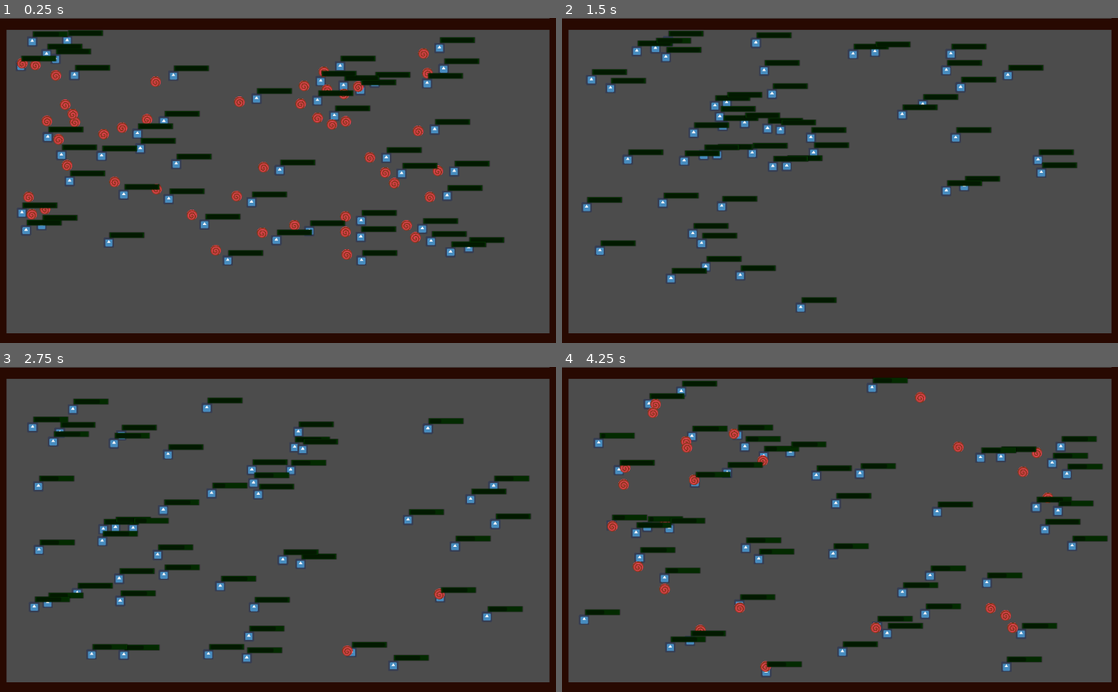
Above: before the commit, frames 1-4 (two rows, left to right).
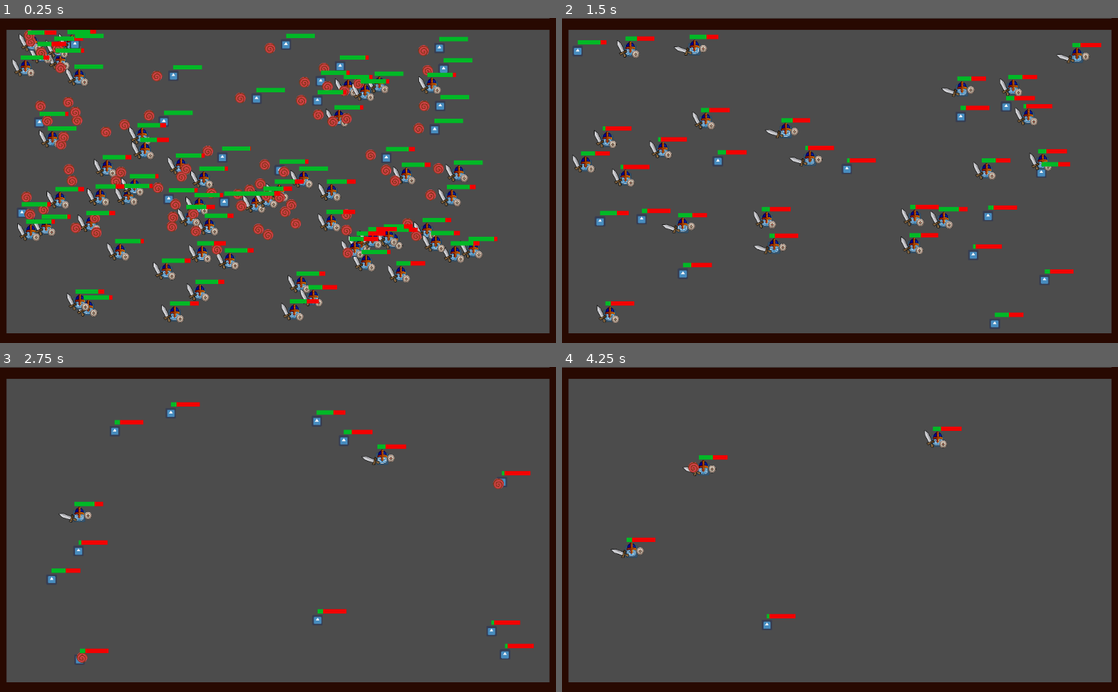
Above: after the commit, the same moments.

Repository: nikifaets/Evolution
Game: Godot game, scene res://World/World.tscn
Two runs of this game, one before a commit and one after it. Both use one fixed random seed, a clock stepped at 60 frames per second and the inputs below. The engine's default icon, where the game draws it, is replaced by a stand-in: a white triangle on a blue panel in a dark square.
Inputs:
- Up to frame 1 (0.25 s): no input
- Up to frame 2 (1.5 s): no input
- Up to frame 3 (2.75 s): no input
- Up to frame 4 (4.25 s): no input

The runs differ from the first frame. In frame 1, 18% of the frame differs, in the area x 2-91%, y 3-94%; in frame 2, 12%; in frame 3, 8.5%; in frame 4, 8.5%.

Commit message:
added melee attack

Diff:
--- /dev/null
+++ b/Individual/AnimationControl.gd
@@ -0,0 +1,14 @@
+extends AnimatedSprite
+
+func _ready():
+
+	play("Idle")
+
+func _on_MeleeAttack_melee_attack():
+
+	play("MeleeAttack")
+
+
+func _on_AnimationControl_animation_finished():
+
+	play("Idle")
--- a/Individual/Individual.gd
+++ b/Individual/Individual.gd
@@ -1,12 +1,12 @@
 extends KinematicBody2D
+
+export var strength = 0
+export var intelligence = 0
 
 export var health = 100
 export var ranged_damage = 20
+export var melee_damage = 10
 export var speed = 10
-
-func _physics_process(delta):
-
-	$Movement.move()
 
 func take_damage(dmg):
 
--- a/Individual/Individual.tscn
+++ b/Individual/Individual.tscn
@@ -1,59 +1,104 @@
-[gd_scene load_steps=10 format=2]
+[gd_scene load_steps=19 format=2]
 
 [ext_resource path="res://Individual/Individual.gd" type="Script" id=1]
-[ext_resource path="res://Sprites/icon.png" type="Texture" id=2]
-[ext_resource path="res://Individual/RangedAttack.gd" type="Script" id=3]
-[ext_resource path="res://Individual/RangedAttackRange.gd" type="Script" id=4]
-[ext_resource path="res://Individual/Stats.gd" type="Script" id=5]
-[ext_resource path="res://Individual/HealthBar.gd" type="Script" id=6]
-[ext_resource path="res://Individual/Movement.gd" type="Script" id=7]
+[ext_resource path="res://Individual/Stats.gd" type="Script" id=2]
+[ext_resource path="res://Individual/HealthBar.gd" type="Script" id=3]
+[ext_resource path="res://Individual/Movement.gd" type="Script" id=4]
+[ext_resource path="res://Individual/RangedAttack.gd" type="Script" id=5]
+[ext_resource path="res://Individual/RangedAttackRange.gd" type="Script" id=6]
+[ext_resource path="res://Individual/MeleeAttack.gd" type="Script" id=7]
+[ext_resource path="res://Individual/MeleeAttackRange.gd" type="Script" id=8]
+[ext_resource path="res://Sprites/icon.png" type="Texture" id=9]
+[ext_resource path="res://Sprites/Warrior/Idle.png" type="Texture" id=10]
+[ext_resource path="res://Sprites/Warrior/Attack.png" type="Texture" id=11]
+[ext_resource path="res://Individual/AnimationControl.gd" type="Script" id=12]
 
 [sub_resource type="CircleShape2D" id=1]
 
+[sub_resource type="StyleBoxFlat" id=5]
+bg_color = Color( 0, 0.72549, 0.14902, 1 )
+
+[sub_resource type="StyleBoxFlat" id=6]
+bg_color = Color( 0.956863, 0, 0, 1 )
+
 [sub_resource type="CircleShape2D" id=2]
-radius = 47.9561
+radius = 39.1528
+
+[sub_resource type="CircleShape2D" id=3]
+radius = 27.9815
+
+[sub_resource type="SpriteFrames" id=4]
+animations = [ {
+"frames": [ ExtResource( 9 ) ],
+"loop": false,
+"name": "Idle",
+"speed": 1.0
+}, {
+"frames": [ ExtResource( 10 ), ExtResource( 10 ), ExtResource( 10 ), ExtResource( 10 ), ExtResource( 10 ), ExtResource( 10 ), ExtResource( 11 ), ExtResource( 11 ), ExtResource( 11 ), ExtResource( 11 ), ExtResource( 11 ), ExtResource( 11 ), ExtResource( 11 ) ],
+"loop": false,
+"name": "MeleeAttack",
+"speed": 25.0
+} ]
 
 [node name="Individual" type="KinematicBody2D" groups=[
 "Individuals",
 ]]
 collision_mask = 3
 script = ExtResource( 1 )
+ranged_damage = 10
 
 [node name="BodyCollision" type="CollisionShape2D" parent="."]
 shape = SubResource( 1 )
 
-[node name="Sprite" type="Sprite" parent="."]
-scale = Vector2( 0.3, 0.3 )
-texture = ExtResource( 2 )
+[node name="Stats" type="Node" parent="."]
+script = ExtResource( 2 )
 
-[node name="RangedAttack" type="Node" parent="."]
+[node name="HealthBar" type="ProgressBar" parent="Stats"]
+margin_left = -26.0
+margin_top = -27.0
+margin_right = 27.0
+margin_bottom = -11.0
+rect_scale = Vector2( 1, 0.48 )
+size_flags_horizontal = 0
+custom_styles/fg = SubResource( 5 )
+custom_styles/bg = SubResource( 6 )
+custom_colors/font_color = Color( 0, 0, 0, 1 )
+custom_colors/font_color_shadow = Color( 0, 0, 0, 1 )
+percent_visible = false
 script = ExtResource( 3 )
 
-[node name="RangedAttackRange" type="Area2D" parent="RangedAttack"]
+[node name="Movement" type="Node" parent="."]
 script = ExtResource( 4 )
 
-[node name="RangedAttackCollision" type="CollisionShape2D" parent="RangedAttack/RangedAttackRange"]
+[node name="Attack" type="Node" parent="."]
+
+[node name="RangedAttack" type="Node" parent="Attack"]
+script = ExtResource( 5 )
+
+[node name="RangedAttackRange" type="Area2D" parent="Attack/RangedAttack"]
+script = ExtResource( 6 )
+
+[node name="RangedAttackCollision" type="CollisionShape2D" parent="Attack/RangedAttack/RangedAttackRange"]
 scale = Vector2( 3, 3 )
 shape = SubResource( 2 )
 one_way_collision_margin = 0.0
 
-[node name="Stats" type="Node" parent="."]
-script = ExtResource( 5 )
+[node name="MeleeAttack" type="Node" parent="Attack"]
+script = ExtResource( 7 )
 
-[node name="HealthBar" type="ProgressBar" parent="Stats"]
-modulate = Color( 0.0588235, 0.776471, 0, 1 )
-margin_left = 50.0
-margin_top = 24.0
-margin_right = 117.0
-margin_bottom = 48.0
-rect_scale = Vector2( 1, 0.48 )
-size_flags_horizontal = 0
-custom_colors/font_color = Color( 0, 0, 0, 1 )
-custom_colors/font_color_shadow = Color( 0, 0, 0, 1 )
-percent_visible = false
-script = ExtResource( 6 )
+[node name="MeleeAttackRange" type="Area2D" parent="Attack/MeleeAttack"]
+script = ExtResource( 8 )
 
-[node name="Movement" type="Node" parent="."]
-script = ExtResource( 7 )
-[connection signal="body_entered" from="RangedAttack/RangedAttackRange" to="RangedAttack/RangedAttackRange" method="_on_RangedAttackRange_body_entered"]
-[connection signal="body_exited" from="RangedAttack/RangedAttackRange" to="RangedAttack/RangedAttackRange" method="_on_RangedAttackRange_body_exited"]
+[node name="MeleeAttackCollision" type="CollisionShape2D" parent="Attack/MeleeAttack/MeleeAttackRange"]
+shape = SubResource( 3 )
+
+[node name="AnimationControl" type="AnimatedSprite" parent="."]
+scale = Vector2( 0.3, 0.3 )
+frames = SubResource( 4 )
+animation = "MeleeAttack"
+script = ExtResource( 12 )
+[connection signal="body_entered" from="Attack/RangedAttack/RangedAttackRange" to="Attack/RangedAttack/RangedAttackRange" method="_on_RangedAttackRange_body_entered"]
+[connection signal="body_exited" from="Attack/RangedAttack/RangedAttackRange" to="Attack/RangedAttack/RangedAttackRange" method="_on_RangedAttackRange_body_exited"]
+[connection signal="melee_attack" from="Attack/MeleeAttack" to="AnimationControl" method="_on_MeleeAttack_melee_attack"]
+[connection signal="body_entered" from="Attack/MeleeAttack/MeleeAttackRange" to="Attack/MeleeAttack" method="_on_MeleeAttackRange_body_entered"]
+[connection signal="animation_finished" from="AnimationControl" to="AnimationControl" method="_on_AnimationControl_animation_finished"]
--- /dev/null
+++ b/Individual/MeleeAttack.gd
@@ -0,0 +1,12 @@
+extends Node
+var AutoAttack = preload("../Spells/AutoAttack/AutoAttack.tscn")
+signal melee_attack
+
+func _on_MeleeAttackRange_body_entered(body):
+
+	if body.get_collision_layer_bit(0) and body != owner:
+
+		var attack = AutoAttack.instance()
+		owner.get_parent().add_child(attack)
+		emit_signal("melee_attack")
+		attack.cast(owner, body)
--- /dev/null
+++ b/Individual/MeleeAttackRange.gd
@@ -0,0 +1,5 @@
+extends Area2D
+
+func _physics_process(delta):
+
+	position = owner.position
--- a/Individual/Movement.gd
+++ b/Individual/Movement.gd
@@ -5,6 +5,10 @@
 export var iterations = 100
 var target_pos = Vector2()
 var count_iterations = 0
+
+func _physics_process(delta):
+
+	move()
 
 func create_path():
 
--- /dev/null
+++ b/Spells/AutoAttack/AutoAttack.gd
@@ -0,0 +1,21 @@
+extends "../Spell.gd"
+
+var can_attack = true
+func cast(caster: KinematicBody2D, target: KinematicBody2D):
+
+	if can_attack:
+
+		damage = caster.melee_damage
+		deal_damage(target)
+
+		can_attack = false
+		$Cooldown.start()
+
+func deal_damage(target: KinematicBody2D):
+
+	target.take_damage(damage)
+
+
+func _on_Cooldown_timeout():
+
+	can_attack = true
--- /dev/null
+++ b/Spells/AutoAttack/AutoAttack.tscn
@@ -0,0 +1,11 @@
+[gd_scene load_steps=2 format=2]
+
+[ext_resource path="res://Spells/AutoAttack/AutoAttack.gd" type="Script" id=1]
+
+[node name="AutoAttack" type="Node2D"]
+script = ExtResource( 1 )
+
+[node name="Cooldown" type="Timer" parent="."]
+wait_time = 0.5
+one_shot = true
+[connection signal="timeout" from="Cooldown" to="." method="_on_Cooldown_timeout"]
--- a/Spells/FireBomb/FireBomb.gd
+++ b/Spells/FireBomb/FireBomb.gd
@@ -2,16 +2,13 @@
 
 var FireBombMissile = preload("FireBombMissile.tscn")
 
-var is_cast = false
+var can_cast = false
 var missile
 
 func cast(caster: KinematicBody2D, target: KinematicBody2D):
 
-	if is_cast == true:
+	if can_cast == true:
 		return
-
-	if target.filename.find("Missile") > -1:
-		print("cast in firebomb, target: ", target.filename)
 
 	missile = FireBombMissile.instance()
 	missile.position = caster.position
@@ -21,8 +18,8 @@
 	caster.get_parent().call_deferred("add_child", missile)
 	$Cooldown.start()
 
-	is_cast = true
+	can_cast = true
 
 func _on_Cooldown_timeout():
 
-	is_cast = false
+	can_cast = false
--- a/World/World.tscn
+++ b/World/World.tscn
@@ -27,4 +27,4 @@
 
 [node name="IndividualsController" type="Node" parent="."]
 script = ExtResource( 2 )
-INDIVIDUALS_AMOUNT = 50
+INDIVIDUALS_AMOUNT = 78
